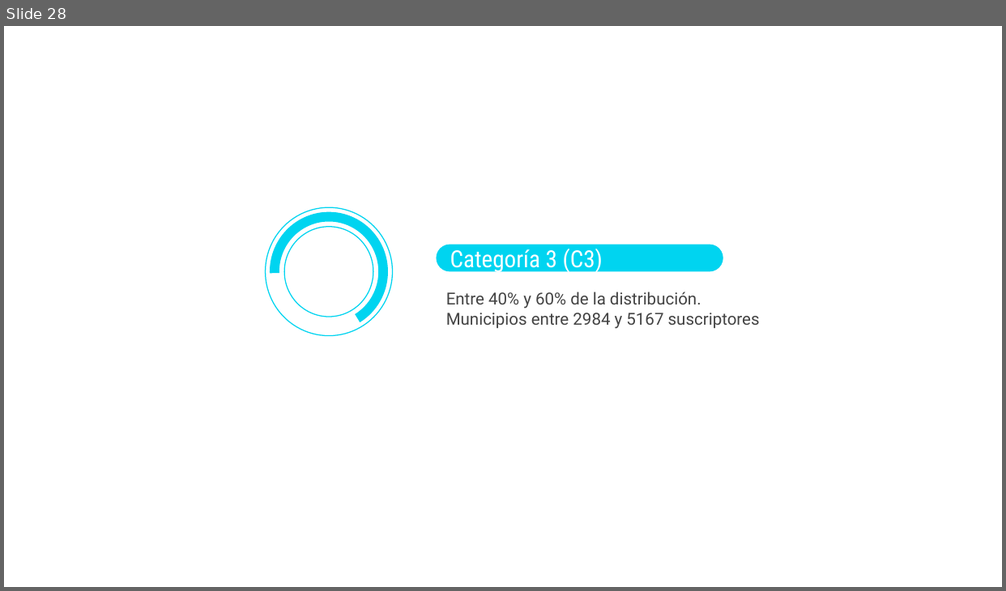
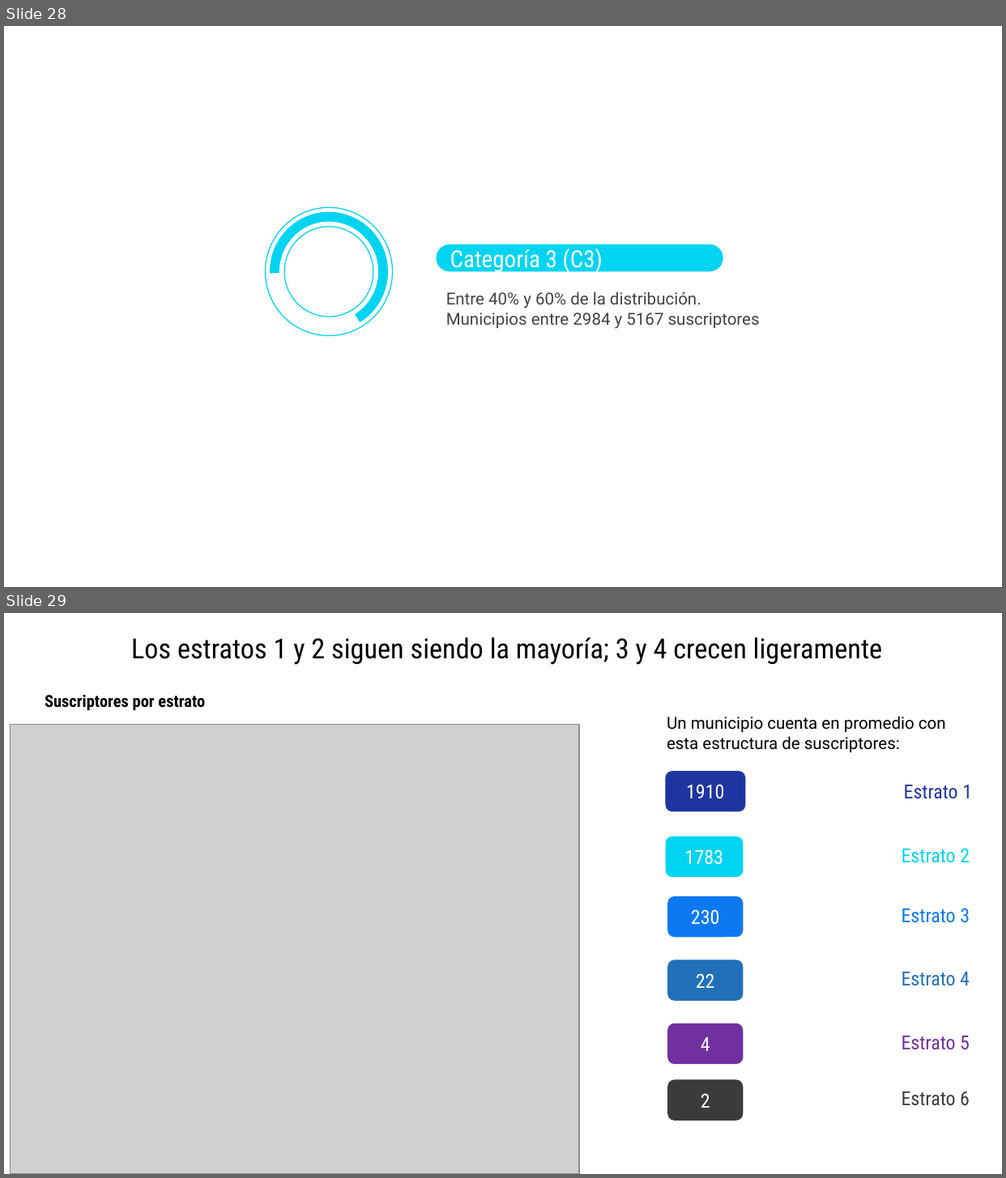
Before and after one commit to jtabordaj/research_eslatina, a slide deck: reporte_estadistico/presentacion/presentacionCategorias/presentation.pptx. Shown one above the other, each under a label of ours: slide 28 before the commit, slides 28 and 29 after it. The pictures are 1006x591 and 1006x1178 pixels, drawn with LibreOffice and Linux fonts; fonts in the diff are those of the drawing; grey boxes stand for pictures. Boxes give left, top, right and bottom in pixels: in the first picture for what was removed or moved away, otherwise in the second. Text is boxed around its words. In the diff, an @@ line names an element or a change of style, - is before the commit and + after.

```diff
--- a/reporte_estadistico/presentacion/presentacionCategorias/presentation.pptx
+++ b/reporte_estadistico/presentacion/presentacionCategorias/presentation.pptx
@@ slide 29 added at (4,613,1002,1174), background #FFFFFF @@
@@ title added at (131,637,882,665), 20 pt, text #000000 @@
+Los estratos 1 y 2 siguen siendo la mayoría; 3 y 4 crecen ligeramente
@@ text added at (44,695,205,711), 12 pt, text #000000, bold @@
+Suscriptores por estrato
@@ picture added at (10,725,579,1174) @@
@@ text added at (667,716,946,753), 12 pt, text #000000 @@
+Un municipio cuenta en promedio con esta estructura de suscriptores:
@@ rounded rectangle added at (666,771,745,811), fill #1E35A1, 14 pt, text #FFFFFF @@
+1910
@@ text added at (904,785,972,799), 14 pt, text #1E35A1 @@
+Estrato 1
@@ rounded rectangle added at (666,837,744,877), fill #00D4F0, 14 pt, text #FFFFFF @@
+1783
@@ text added at (901,848,970,863), 14 pt, text #00D4F0 @@
+Estrato 2
@@ rounded rectangle added at (667,897,744,937), fill #0C79F3, 14 pt, text #FFFFFF @@
+230
@@ text added at (901,908,970,923), 14 pt, text #0C79F3 @@
+Estrato 3
@@ rounded rectangle added at (667,960,744,1001), fill #2170B7, 14 pt, text #FFFFFF @@
+22
@@ text added at (901,972,970,986), 14 pt, text #2170B7 @@
+Estrato 4
@@ rounded rectangle added at (667,1023,744,1064), fill #7030A0, 14 pt, text #FFFFFF @@
+4
@@ text added at (901,1036,970,1050), 14 pt, text #7030A0 @@
+Estrato 5
@@ rounded rectangle added at (667,1080,744,1121), fill #3C3C3C, 14 pt, text #FFFFFF @@
+2
@@ text added at (901,1092,970,1106), 14 pt, text #3C3C3C @@
+Estrato 6
```
Also in this commit, not shown: 2 slides changed, 25 other slides added, 44 other files.
